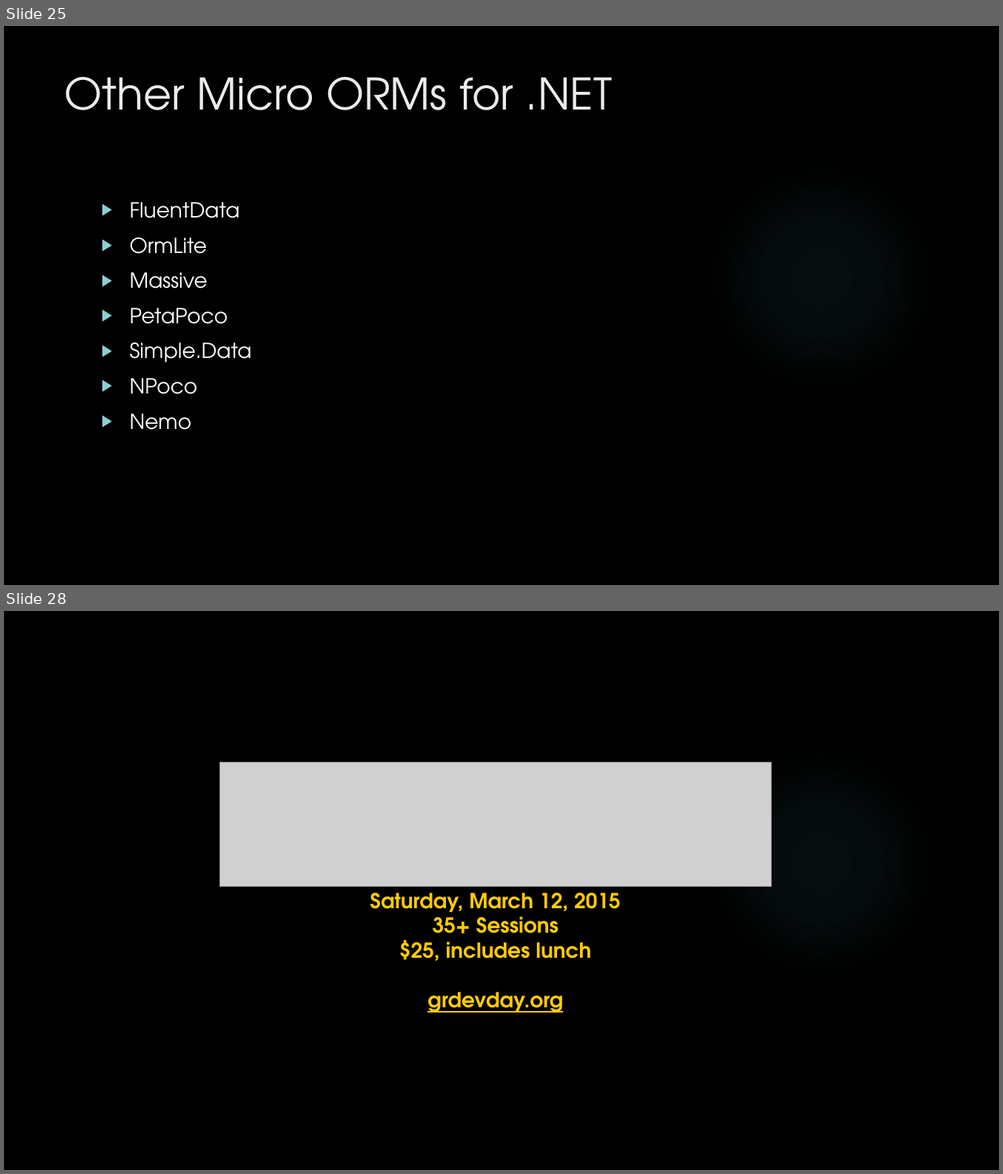
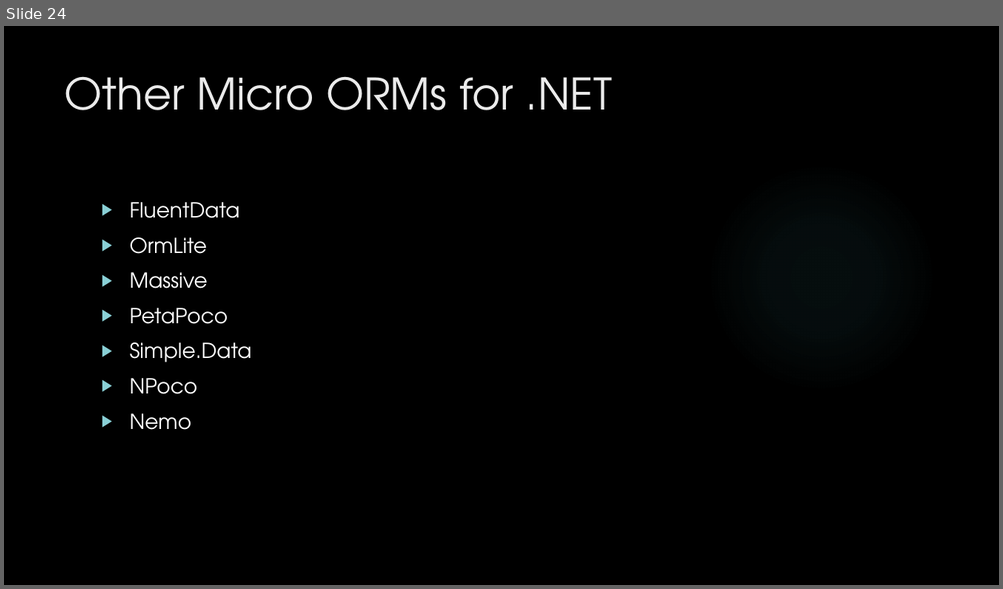
Before and after one commit to jonathantower/dapper, a slide deck: Dapper.pptx. Shown one above the other, each under a label of ours: slides 25 and 28 before the commit, slide 24 after it; the slides between them are not shown. The pictures are 1003x1174 and 1003x589 pixels, drawn with LibreOffice and Linux fonts; fonts in the diff are those of the drawing; grey boxes stand for pictures; background and template pictures are left out. Boxes give left, top, right and bottom in pixels: in the first picture for what was removed or moved away, otherwise in the second. Text is boxed around its words. In the diff, an @@ line names an element or a change of style, - is before the commit and + after.

```diff
--- a/Dapper.pptx
+++ b/Dapper.pptx
@@ slide 28 removed at [4,611,999,1170], background picture (left out); not listed: 1 template element that a slide beside it also shows @@
@@ picture removed at [219,763,771,887] @@
@@ text removed at [370,886,620,1013] @@
-Saturday, March 12, 2015
-35+ Sessions
-$25, includes lunch
-grdevday.org
@@ what was slide 25 is now slide 24 @@
```
Also in this commit, not shown: 6 slides changed, 1 other slide removed, 1 other file.
